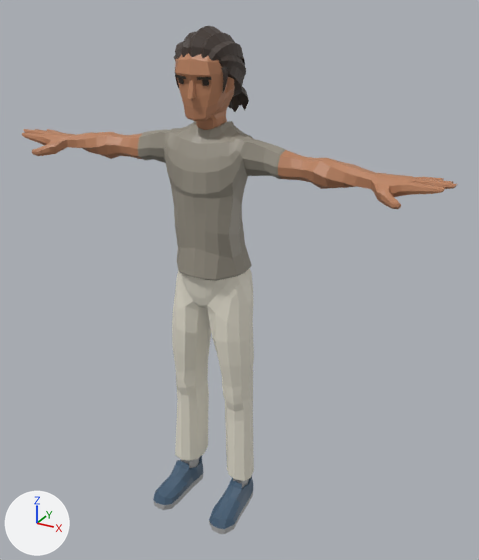
What one commit did to the glTF model src/admin/commander/entorno/models/atlas.glb.
Rendered twice from a 50 mm lens placed at (1.181, -1.994, 1.965), pointed at (0.082, 0.005, 0.965). Arrows for +X, +Y and +Z are at lower left; the lights stay in place. The picture after the commit comes second. Vertices at exactly the same position are counted once.

Names of what the first picture shows: 'Casual2_Body', 'Casual2_Feet', 'Casual2_Head', 'Casual2_Legs'.
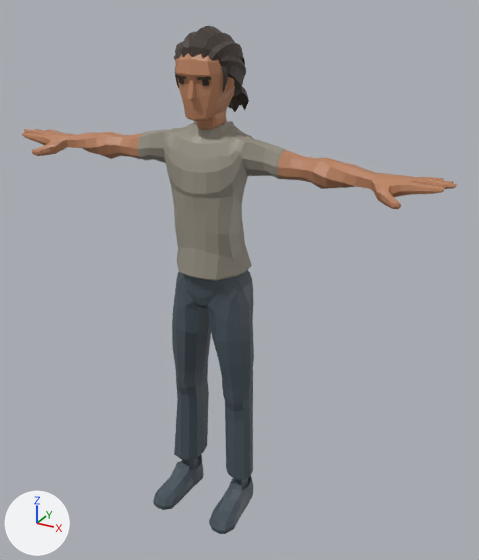
Where the change shows, as pixel boxes [x1, y1, x2, y2] in the pictures (479 x 560 px; the box of a moved part takes in the faces that stretch with it):
'Casual2_Legs', reshaped
    before: [172, 268, 254, 481]
    after: [172, 270, 254, 480]
'Casual2_Feet', reshaped
    before: [153, 456, 253, 534]
    after: [153, 455, 253, 534]
part 1 of me_cube_003, moved or reshaped
    both: [209, 476, 253, 534]
part 2 of me_cube_003, moved or reshaped
    before: [153, 456, 203, 510]
    after: [153, 455, 204, 510]
part 3 of me_cube_019, moved or reshaped
    before: [177, 268, 252, 299]
    after: [177, 270, 252, 299]
part 4 of me_cube_019, recoloured (darker)
    both: [172, 270, 254, 480]

The change, as a diff of the scene's bpy script:
```diff
--- a/src/admin/commander/entorno/models/atlas.glb.py
+++ b/src/admin/commander/entorno/models/atlas.glb.py
@@ mat_tailoring_suit_001 @@
+mat_tailoring_suit_001 = bpy.data.materials.new('Tailoring_Suit.001')
+# nodes: BsdfPrincipled, Mix, OutputMaterial, VertexColor
+# colours: greyish blue #48545d, mixed with the vertex colours
@@ mat_tailoring_suit @@
+mat_tailoring_suit = principled_material('Tailoring_Suit')
+mat_tailoring_suit.base_color = (0.065, 0.089, 0.109)  # greyish blue #48545d
@@ me_cube_003 @@
 # used by ob_casual2_feet; location = (0.0, 0.0, 0.0)
-me_cube_003.from_pydata(...)  # 280 vertices, 552 faces; spans x -0.192..0.192, y -0.287..0.001, z -0.001..0.244
-me_cube_003.materials.append(mat_red_dark)  # dark blue #435c73
-me_cube_003.materials.append(mat_white)  # grey #b4b4b4
+me_cube_003.from_pydata(...)  # 276 vertices, 528 faces; spans x -0.192..0.192, y -0.287..0.001, z -0.001..0.169
+# me_cube_003 part 1: 110 vertices removed from x 0.075..0.192, y -0.287..0.001, z 0.028..0.244; 108 vertices added at x 0.075..0.192, y -0.287..0.001, z 0.02..0.169
+# me_cube_003 part 2: 110 vertices removed from x -0.192..-0.075, y -0.287..0.001, z 0.028..0.244; 108 vertices added at x -0.192..-0.075, y -0.287..0.001, z 0.02..0.169
+me_cube_003.materials.append(mat_tailoring_suit)  # greyish blue #48545d
@@ me_cube_019 @@
 # used by ob_casual2_legs; location = (0.0, 0.0, 0.0)
-me_cube_019.from_pydata(...)  # 369 vertices, 734 faces; spans x -0.181..0.181, y -0.168..0.065, z 0.132..1.036
+me_cube_019.from_pydata(...)  # 369 vertices, 734 faces; spans x -0.181..0.181, y -0.156..0.065, z 0.141..1.039
+# me_cube_019 part 3: 79 of 369 vertices moved; they spanned x -0.138..0.138, y -0.168..0.055, z 0.984..1.036 and now span x -0.132..0.132, y -0.156..0.045, z 0.985..1.039; mean shift (0.0, 0.0, 0.002); largest move (0.0, 0.045, 1.032) -> (0.0, 0.031, 1.033)
+# me_cube_019 part 4: 734 faces spanning x -0.181..0.181, y -0.156..0.065, z 0.141..1.039 switch from mat_lightblue to mat_tailoring_suit_001
+# other edits to the shape of me_cube_019 do not show in these pictures
```
